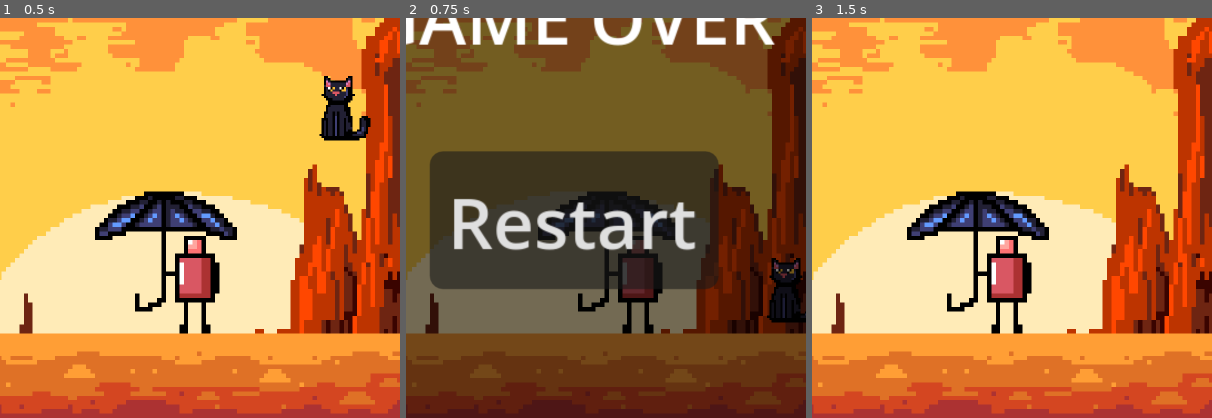
Above: before the commit, frames 1-3 (left to right).
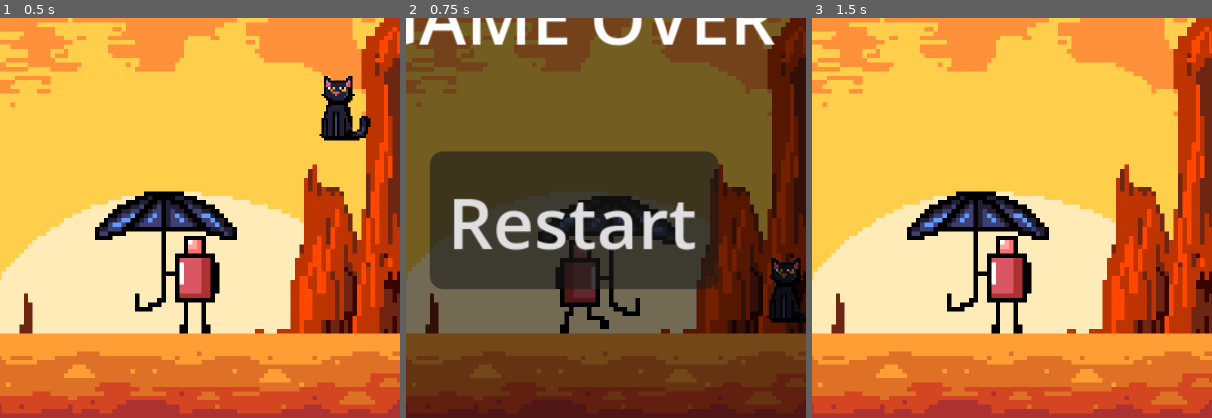
Above: after the commit, the same moments.

Repository: MY-o-o/Game
Game: Godot game, scene res://main.tscn
The game is run twice, just before and just after one commit, with the same random seed, the same clock (stepped at 60 frames per second) and the same inputs.
Inputs:
- Up to frame 1 (0.5 s): no input
- Up to frame 2 (0.75 s): hold D (right) from 0.53 s (still down)
- Up to frame 3 (1.5 s): tap Space (jump) at 0.77 s; release D (right) at 1.25 s; click "Restart" at 1.25 s
The pictures show only the part of the screen within x 29-79%, y 50-100%; the shares and areas given below are measured in that part.

Frame 1 is identical in both runs. In frame 2, 4.2% of the frame differs, in the area x 33-68%, y 43-79%; in frame 3, nothing differs.

Commit message:
add animation

Diff:
--- a/main.tscn
+++ b/main.tscn
@@ -7,6 +7,38 @@
 [ext_resource type="Texture2D" uid="uid://ebyeu8ntoo8x" path="res://art/cat.webp" id="4_lquwl"]
 [ext_resource type="Texture2D" uid="uid://byy2o712bef4a" path="res://art/background.webp" id="6_7mycd"]
 [ext_resource type="Script" uid="uid://jjp3dm2d11rc" path="res://game_over_ui.gd" id="7_272bh"]
+[ext_resource type="Texture2D" uid="uid://d376d5jlhvr51" path="res://art/animations/character movement 1.webp" id="8_move1"]
+[ext_resource type="Texture2D" uid="uid://desr00mua0up4" path="res://art/animations/character movement 2.webp" id="9_move2"]
+[ext_resource type="Texture2D" uid="uid://bunnr1skeaibn" path="res://art/animations/character movement 3.webp" id="10_move3"]
+[ext_resource type="Texture2D" uid="uid://d1r0vcdhh8rsm" path="res://art/animations/character movement 4.webp" id="11_move4"]
+
+[sub_resource type="SpriteFrames" id="SpriteFrames_player"]
+animations = [{
+"frames": [{
+"duration": 1.0,
+"texture": ExtResource("3_1bvp3")
+}],
+"loop": true,
+"name": &"idle",
+"speed": 5.0
+}, {
+"frames": [{
+"duration": 1.0,
+"texture": ExtResource("8_move1")
+}, {
+"duration": 1.0,
+"texture": ExtResource("9_move2")
+}, {
+"duration": 1.0,
+"texture": ExtResource("10_move3")
+}, {
+"duration": 1.0,
+"texture": ExtResource("11_move4")
+}],
+"loop": true,
+"name": &"walk",
+"speed": 8.0
+}]
 
 [sub_resource type="RectangleShape2D" id="RectangleShape2D_tm2a6"]
 size = Vector2(180, 19)
@@ -25,11 +57,13 @@
 script = ExtResource("1_0xm2m")
 metadata/_edit_group_ = true
 
-[node name="Character" type="Sprite2D" parent="Player" unique_id=1041302682]
+[node name="Character" type="AnimatedSprite2D" parent="Player" unique_id=1041302682]
 texture_filter = 1
 position = Vector2(-9.1552734e-05, -6.1035156e-05)
 scale = Vector2(4.9999995, 4.9999995)
-texture = ExtResource("3_1bvp3")
+sprite_frames = SubResource("SpriteFrames_player")
+animation = &"idle"
+autoplay = "idle"
 
 [node name="CollisionPolygon2D" type="CollisionPolygon2D" parent="Player" unique_id=360876611]
 position = Vector2(13.646666, -16.084219)
--- a/player.gd
+++ b/player.gd
@@ -3,6 +3,8 @@
 
 const SPEED = 100.0
 const JUMP_VELOCITY = -250.0
+
+@onready var character_sprite: AnimatedSprite2D = $Character
 
 
 func _physics_process(delta: float) -> void:
@@ -19,7 +21,10 @@
 	var direction := Input.get_axis("left", "right")
 	if direction:
 		velocity.x = direction * SPEED
+		character_sprite.flip_h = direction > 0
+		character_sprite.play("walk")
 	else:
 		velocity.x = move_toward(velocity.x, 0, SPEED)
+		character_sprite.play("idle")
 
 	move_and_slide()
Binary file added: art/animations/character movement 1.webp
Not shown, added: art/animations/character movement 1.webp.import
Binary file added: art/animations/character movement 2.webp
Not shown, added: art/animations/character movement 2.webp.import
Binary file added: art/animations/character movement 3.webp
Not shown, added: art/animations/character movement 3.webp.import
Binary file added: art/animations/character movement 4.webp
Not shown, added: art/animations/character movement 4.webp.import
